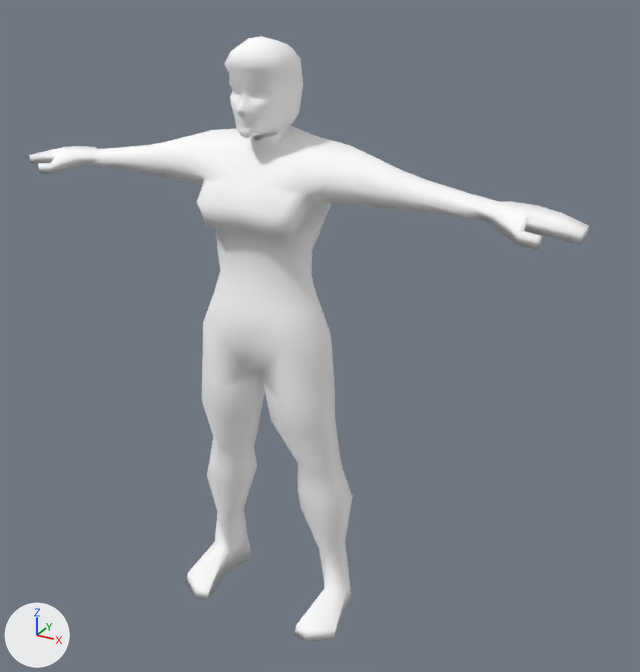
The Blender file trunk/media/models/characters/jane/body.blend, before and after one commit.
Camera for both pictures: a 50 mm lens placed at (3.27, -5.26, 4.99), pointed at (0.19, 0.35, 2.18). Arrows for +X, +Y and +Z are at lower left; the lights stay in place.

Before the edit, the objects in view are built like this:
```python
me_head = bpy.data.meshes.new('Head')
me_head.from_pydata(...)  # 173 vertices, 308 faces; spans x -0.328..0.301, y -0.645..0.158, z -0.238..0.238
me_head.polygons.foreach_set('use_smooth', [True] * 308)
me_head.materials.append(mat_material_001)  # its picture is missing
me_neoprenbody = bpy.data.meshes.new('NeoprenBody')
me_neoprenbody.from_pydata(...)  # 334 vertices, 364 faces; spans x -5.2..5.2, y -12.3..11.9, z -1.5..1.5
me_neoprenbody.polygons.foreach_set('use_smooth', [True] * 364)
me_neoprenbody.materials.append(mat_bodygray)  # white #ffffff
ob_head = bpy.data.objects.new('Head', me_head)
ob_head.location = (0.005, -0.094, 4.311)
ob_head.rotation_euler = (1.571, 0.0, 1.571)  # degrees (90, 0, 90)
ob_head.scale = (0.95, 0.881, 1.0)
ob_neoprenbody = bpy.data.objects.new('NeoprenBody', me_neoprenbody)
ob_neoprenbody.location = (0.008, -0.128, 1.951)
ob_neoprenbody.rotation_euler = (1.571, 0.0, 0.0)  # degrees (90, 0, 0)
ob_neoprenbody.scale = (-0.425, 0.162, 0.281)
```
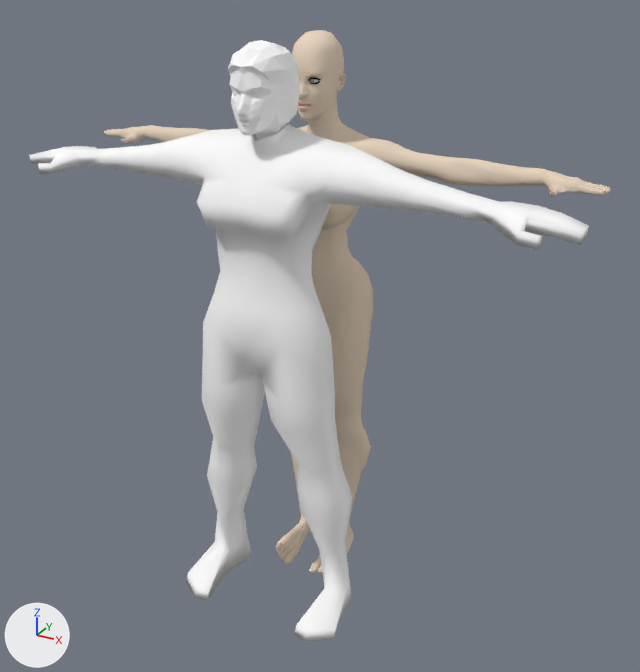
Boxes (x1, y1, x2, y2) around the edits, measured in the pictures (640 x 672 px):
```json
{"object": "female", "change": "added", "after": [104, 30, 611, 574], "on screen": "beige", "faces in mat_skin (beige #e7d4bf)": [104, 30, 611, 574]}
{"object": "Head", "change": "reshaped, moved", "before": [224, 36, 303, 141], "after": [228, 40, 301, 141], "on screen": "7% narrower"}
{"part": 1, "of": "me_head", "change": "cut back", "before": [224, 36, 303, 141], "after": [228, 40, 301, 141]}
```

Edits to the scene script, one JSON object a line:
```json
{"op": "add", "block": "mat_eyeball", "code": ["mat_eyeball = diffuse_material('EyeBall')", "mat_eyeball.base_color = (0.8, 0.8, 0.8)  # white #e7e7e7"]}
{"op": "add", "block": "mat_pupil", "code": ["mat_pupil = diffuse_material('Pupil')", "mat_pupil.base_color = (0.0, 0.0, 0.0)  # black #000000"]}
{"op": "add", "block": "mat_gum", "code": ["mat_gum = diffuse_material('Gum')", "mat_gum.base_color = (0.834, 0.264, 0.393)  # pink #eb8ca8"]}
{"op": "add", "block": "mat_iris", "code": ["mat_iris = diffuse_material('Iris')", "mat_iris.base_color = (0.563, 0.578, 0.698)  # light grey #c6c8da"]}
{"op": "add", "block": "mat_skin", "code": ["mat_skin = diffuse_material('skin')", "mat_skin.base_color = (0.8, 0.66, 0.52)  # beige #e7d4bf"]}
{"op": "add", "block": "mat_teeth", "code": ["mat_teeth = diffuse_material('Teeth')", "mat_teeth.base_color = (1.0, 1.0, 1.0)  # white #ffffff"]}
{"op": "add", "block": "mat_lips", "code": ["mat_lips = diffuse_material('Lips')", "mat_lips.base_color = (0.861, 0.568, 0.484)  # beige #efc7b9"]}
{"block": "me_head", "where": "# used by ob_head; location = (0.005, -0.094, 4.311); rotation_euler = (1.571, 0.0, 1.571), in degrees (90, 0, 90); scale = (0.95, 0.881, 1.0)"}
{"op": "remove", "block": "me_head", "code": "me_head.from_pydata(...)  # 173 vertices, 308 faces; spans x -0.328..0.301, y -0.645..0.158, z -0.238..0.238"}
{"op": "add", "block": "me_head", "code": "me_head.from_pydata(...)  # 115 vertices, 123 faces; spans x -0.319..0.302, y -0.387..0.374, z 0.0..0.215"}
{"block": "me_head", "change": "me_head part 1: the whole mesh is rebuilt"}
{"block": "me_head", "change": "me_head part 2: the surface is now shaded flat"}
{"op": "add", "block": "me_female", "code": ["me_female = bpy.data.meshes.new('female')", "me_female.from_pydata(...)  # 10936 vertices, 10857 faces; spans x -8.8..8.8, y -8.7..9.7, z -1.2..1.9", "me_female.polygons.foreach_set('use_smooth', [True] * 10857)", "# faces by material slot: [1132, 128, 16, 164, 143, 9203, 71]", "me_female.materials.append(mat_teeth)  # white #ffffff", "me_female.materials.append(mat_eyeball)  # white #e7e7e7", "me_female.materials.append(mat_iris)  # light grey #c6c8da", "me_female.materials.append(mat_pupil)  # black #000000", "me_female.materials.append(mat_gum)  # pink #eb8ca8", "me_female.materials.append(mat_skin)  # beige #e7d4bf", "me_female.materials.append(mat_lips)  # beige #efc7b9"]}
{"op": "set", "path": "ob_head.location", "old": "(0.005, -0.094, 4.311)", "new": "(0.0, -0.103, 4.097)"}
{"op": "add", "block": "ob_female", "code": ["ob_female = bpy.data.objects.new('female', me_female)", "ob_female.location = (0.0, 0.565, 2.278)", "ob_female.rotation_euler = (-1.571, 0.0, 0.0)  # degrees (-90, 0, 0)", "ob_female.scale = (0.248, 0.248, 0.248)"]}
```
